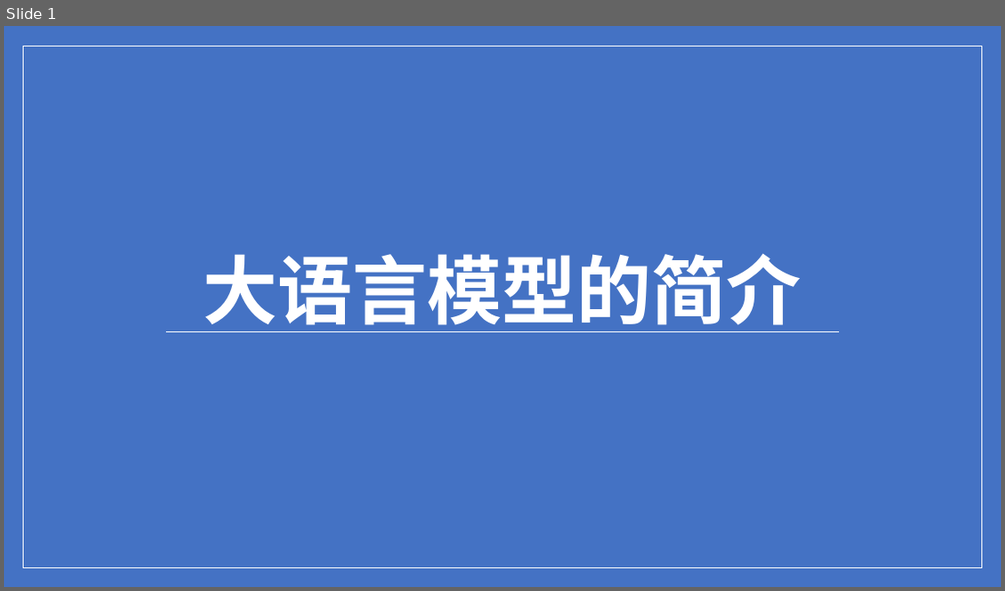
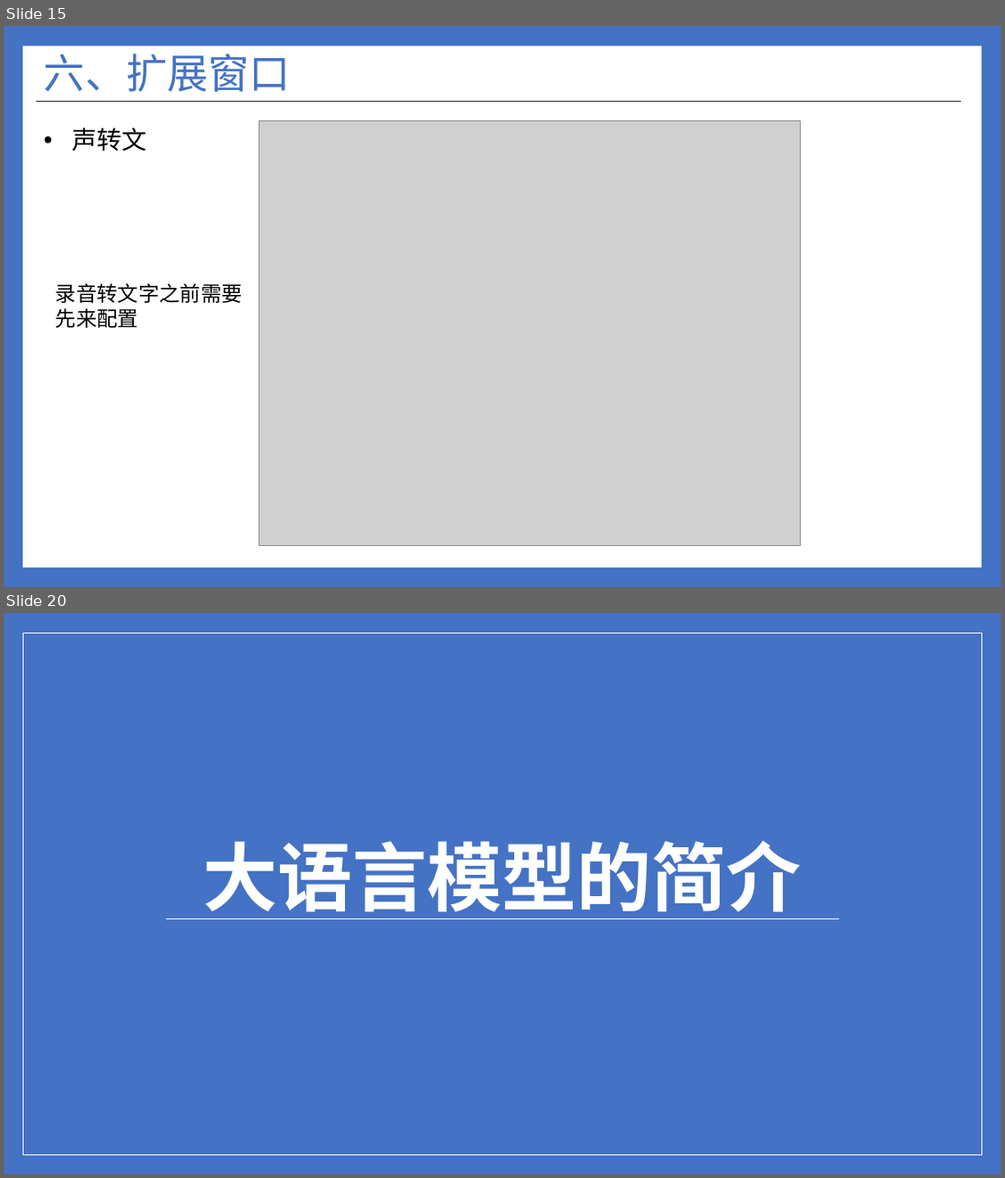
Before and after one commit to ylsdamxssjxxdd/eva, a slide deck: utils/软件介绍.pptx. Shown one above the other, each under a label of ours: slide 1 before the commit, slides 15 and 20 after it; the slides between them are not shown. The pictures are 1005x591 and 1005x1178 pixels, drawn with LibreOffice and Linux fonts; fonts in the diff are those of the drawing; grey boxes stand for pictures. Boxes give left, top, right and bottom in pixels: in the first picture for what was removed or moved away, otherwise in the second. Text is boxed around its words. In the diff, an @@ line names an element or a change of style, - is before the commit and + after.

```diff
--- a/utils/软件介绍.pptx
+++ b/utils/软件介绍.pptx
@@ slide 15 added at (4,26,1001,587), background #4472C4 @@
@@ rectangle added at (23,46,981,567), fill #FFFFFF @@
@@ title added at (44,54,291,92), 39.6 pt, text #4472C4 @@
+六、扩展窗口
@@ line added from (36, 102) to (961, 102), #262626 1 pt @@
@@ text added at (72,127,146,151), 24 pt, text #000000 @@
+• 声转文
@@ picture added at (259,121,801,545) @@
@@ text added at (56,283,243,328), 20 pt, text #000000 @@
+录音转文字之前需要先来配置
@@ what was slide 1 is now slide 20 @@
```
Also in this commit, not shown: 6 slides changed, 17 other slides added, 1 slide removed, 14 other files.
